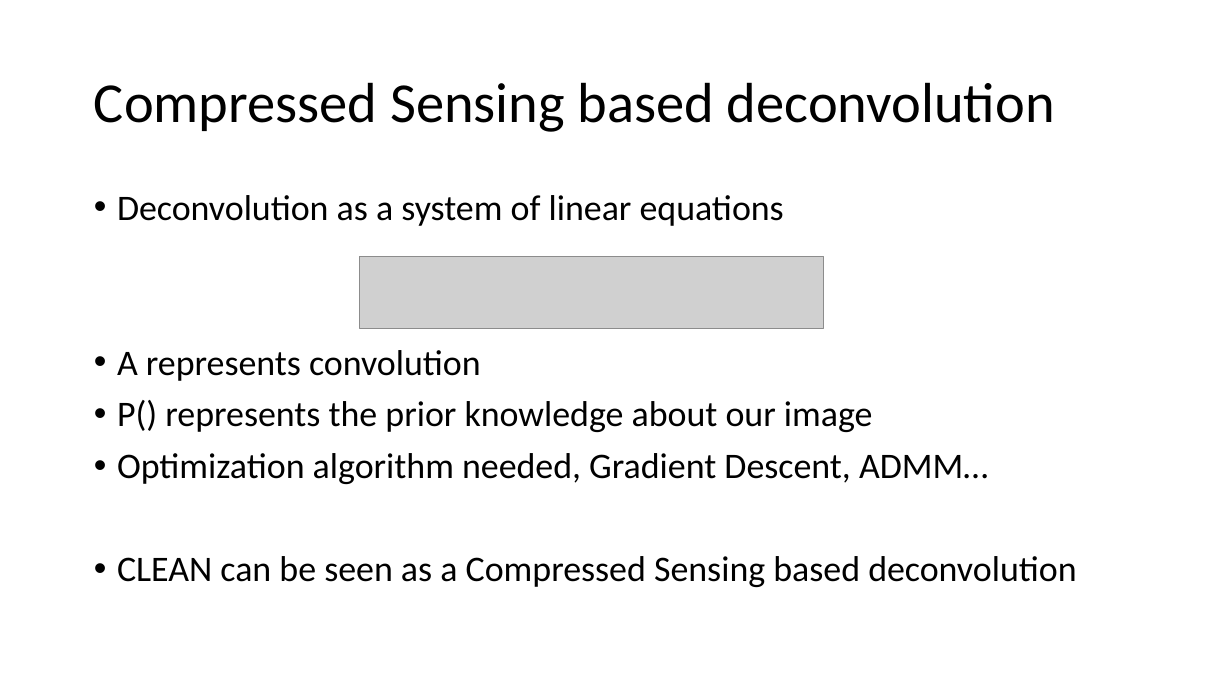
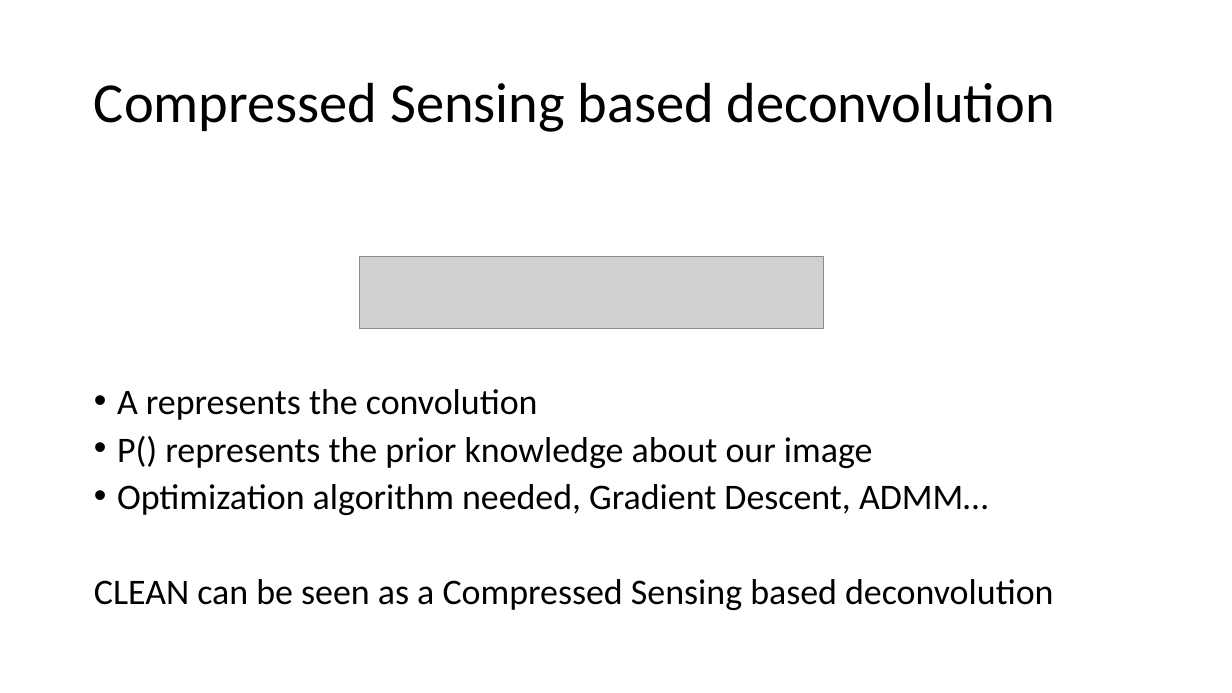
Before and after one commit to lord-blueberry/p9-doc, a slide deck: slide 10 of SKA-Days/Towards Distributed Image Reconstruction.pptx (slide 19 before the commit). Drawn at 1232x693 pixels with LibreOffice and Linux fonts; fonts in the diff are those of the drawing; grey boxes stand for pictures. Boxes give left, top, right and bottom in pixels: in the first picture for what was removed or moved away, otherwise in the second. Text is boxed around its words. In the diff, an @@ line names an element or a change of style, - is before the commit and + after.

```diff
--- a/SKA-Days/Towards Distributed Image Reconstruction.pptx
+++ b/SKA-Days/Towards Distributed Image Reconstruction.pptx
@@ text at (117,389,538,420): text changed @@
-• Deconvolution as a system of linear equations
-• A represents convolution
+• A represents the convolution
@@ text at (94,436,1053,610): line spacing 0.9 to 0.8; bullet • to none @@
```
Also in this commit, not shown: 11 other slides changed, 3 slides added, 13 slides removed, 2 other files.
